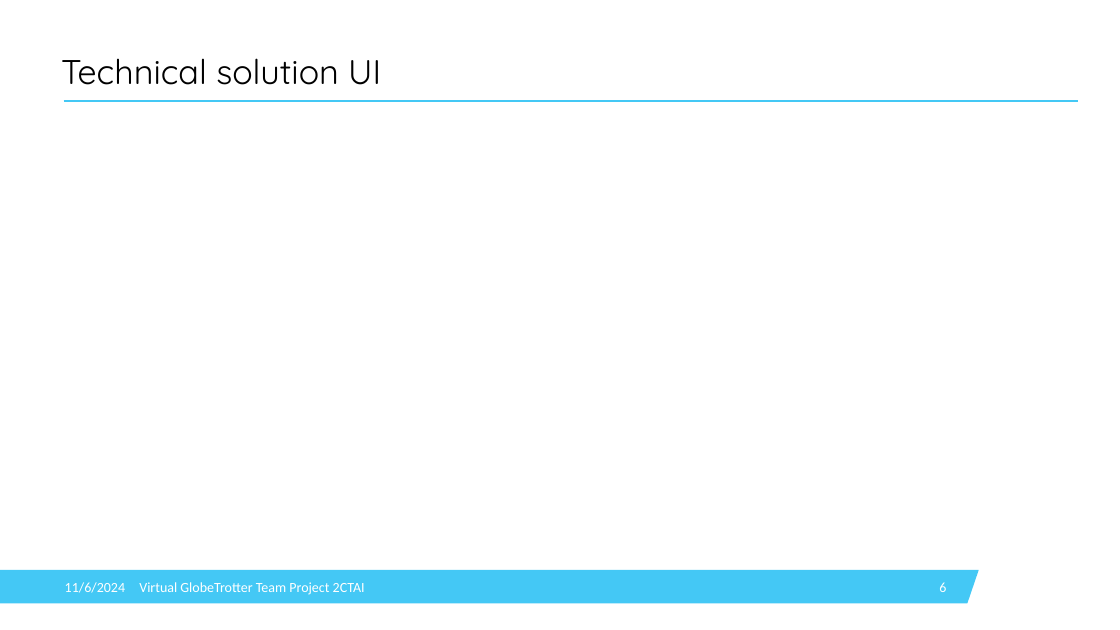
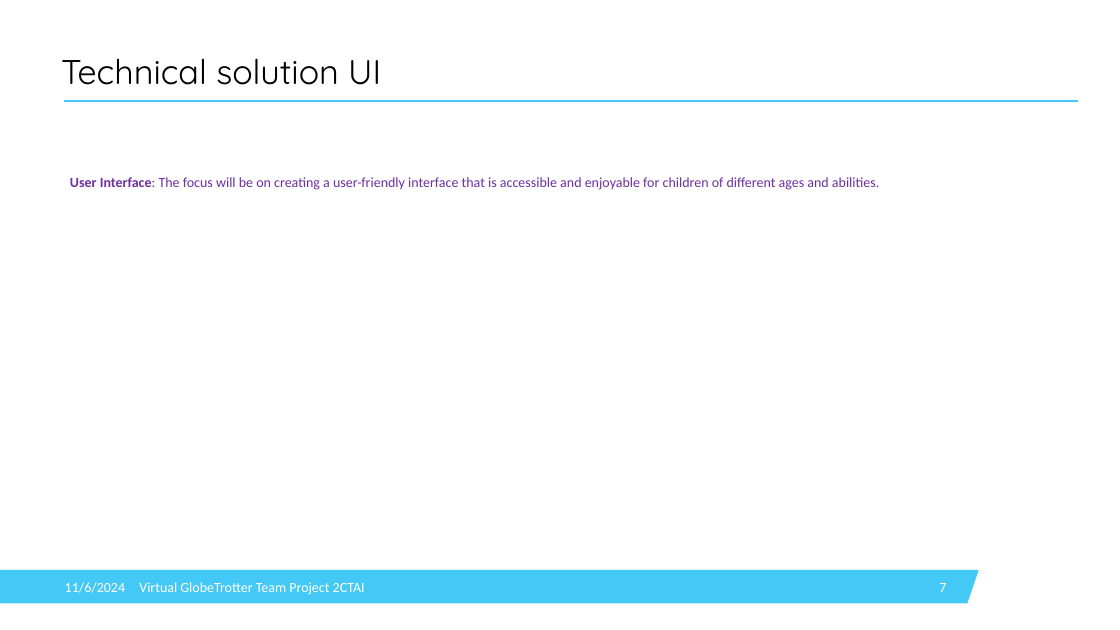
Before and after one commit to IsabelleDesle/VirtualGlobeTrotter, a slide deck: slide 7 of PresentationVGT.pptx (slide 6 before the commit). Drawn at 1120x630 pixels with LibreOffice and Linux fonts; fonts in the diff are those of the drawing; background and template pictures are left out. Boxes give left, top, right and bottom in pixels: in the first picture for what was removed or moved away, otherwise in the second. Text is boxed around its words. In the diff, an @@ line names an element or a change of style, - is before the commit and + after.

```diff
--- a/PresentationVGT.pptx
+++ b/PresentationVGT.pptx
@@ text added at [70, 177, 879, 190], 18 pt, text #6F2F9F @@
+User Interface: The focus will be on creating a user-friendly interface that is accessible and enjoyable for children of different ages and abilities.
@@ page number at [939, 583, 946, 592]: text changed @@
-6
+7
```
Also in this commit, not shown: 9 other slides changed, 1 slide removed, 3 other files.
